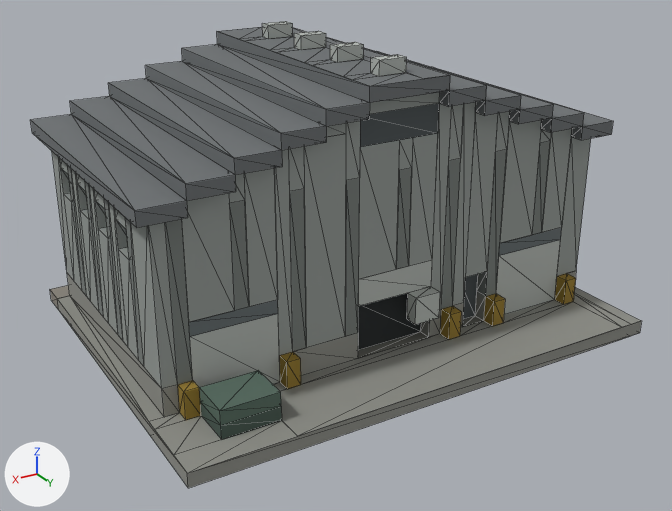
Before and after pictures for a commit that changed the glTF model models/map/Claude_industrial_warehouse/Claude_industrial_warehouse.glb.
Camera for both pictures: a camera (50 mm lens) standing at (16.51, 27.56, 16.31) and looking at (0.48, 0.85, 2.96). Every picture has the same lights, and +X, +Y and +Z are marked at lower left. The older version comes first. Mesh edges are drawn as thin lines. Vertices at exactly the same position are counted once.

Names of what the first picture shows: 'Claude_industrial_warehouse'.
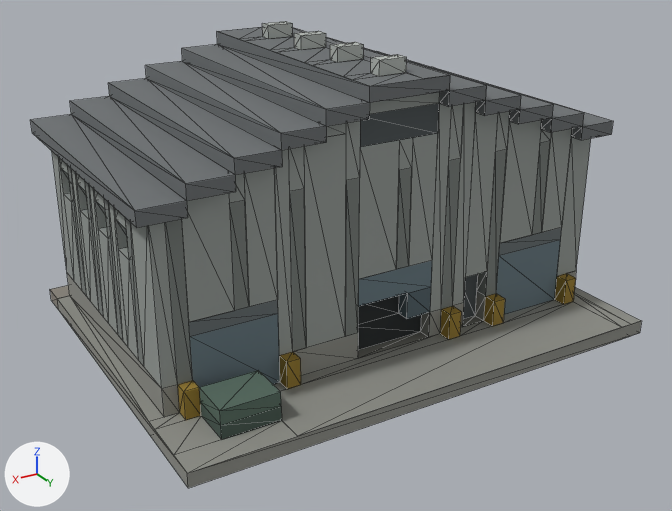
What differs and where, as boxes [x1, y1, x2, y2] in the pictures (672 x 511 px; the box of a moved part takes in the faces that stretch with it):
part 1 of me_claude_industrial_warehouse, moved or reshaped: before [358, 287, 440, 350]; after [358, 287, 431, 350]
part 2 of me_claude_industrial_warehouse, recoloured (grey to greyish blue): [190, 240, 561, 387] in both

The change, as a list of edits to the scene's bpy script:
```text
Change me_claude_industrial_warehouse:
    used by ob_claude_industrial_warehouse; location = (0.0, 0.0, 0.0)
    remove me_claude_industrial_warehouse.from_pydata(...)  # 556 vertices, 796 faces; spans x -9.0..9.0, y -7.0..7.0, z 0.0..10.5
    add me_claude_industrial_warehouse.from_pydata(...)  # 553 vertices, 790 faces; spans x -9.0..9.0, y -7.0..7.0, z 0.0..10.5
    me_claude_industrial_warehouse part 1
    5 vertices are removed from x -1.5..-0.5, y 3.5..4.5, z 1.5..2.5
    18 faces are deleted
    2 vertices are added at (-0.5, 3.5, 1.5), (-0.5, 3.5, 2.5)
    12 new faces join them
    me_claude_industrial_warehouse part 2: 6 kept faces spanning x -7.5..7.5, y 4.0, z 0.5..3.5 get new vertex colours; the middle colour goes from grey #b5bab5 to greyish blue #687a82
```
